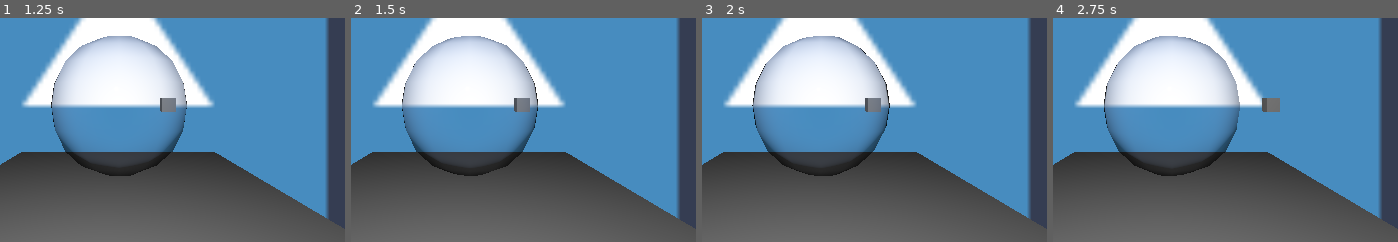
Above: before the commit, frames 1-4 (left to right).
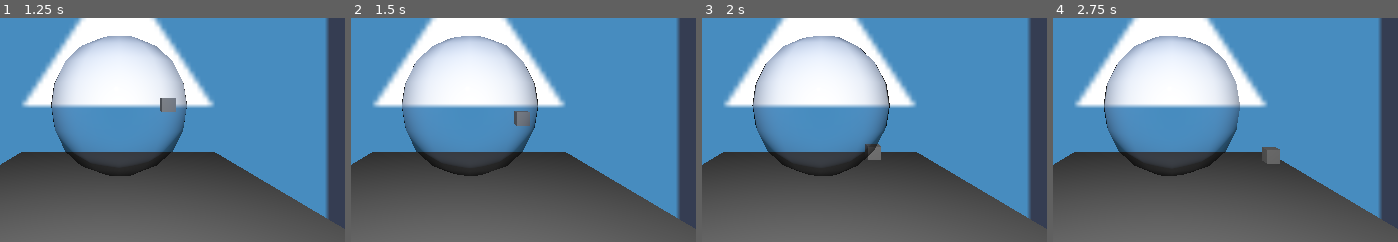
Above: after the commit, the same moments.

Repository: DJ-Jam1/GlobalGameJam2025
Game: Godot game, scene res://scenes/mainScene.tscn
Two runs of this game, one before a commit and one after it. Both use one fixed random seed, a clock stepped at 60 frames per second and the inputs below. The engine's default icon, where the game draws it, is replaced by a stand-in: a white triangle on a blue panel in a dark square.
Inputs:
- Up to frame 1 (1.25 s): tap Enter (ui_accept) at 0.5, 0.77 s; hold Right (ui_right) from 0.53 s (still down)
- Up to frame 2 (1.5 s): release Right (ui_right) at 1.28 s; hold Down (ui_down) from 1.28 s (still down)
- Up to frame 3 (2 s): keep holding Down (ui_down); tap Enter (ui_accept) at 1.52 s
- Up to frame 4 (2.75 s): release Down (ui_down) at 2.03 s; hold Right (ui_right) from 2.03 s (still down)
The pictures show only the part of the screen within x 33-83%, y 33-83%; the shares and areas given below are measured in that part.

Frame 1 is identical in both runs. In frame 2, 0.6% of the frame differs, in the area x 47-52%, y 35-49%; in frame 3, 0.6%; in frame 4, 0.7%, in the area x 60-66%, y 35-66%.

Commit message:
basic movement and adding inputs for attack

Diff:
--- a/globalgamejam2025/project.godot
+++ b/globalgamejam2025/project.godot
@@ -15,6 +15,14 @@
 config/features=PackedStringArray("4.3", "Forward Plus")
 config/icon="res://icon.svg"
 
+[input]
+
+attack={
+"deadzone": 0.5,
+"events": [Object(InputEventKey,"resource_local_to_scene":false,"resource_name":"","device":0,"window_id":0,"alt_pressed":false,"shift_pressed":false,"ctrl_pressed":false,"meta_pressed":false,"pressed":false,"keycode":0,"physical_keycode":32,"key_label":0,"unicode":0,"location":0,"echo":false,"script":null)
+]
+}
+
 [physics]
 
 3d/default_gravity=0.0
--- a/globalgamejam2025/scenes/player.gd
+++ b/globalgamejam2025/scenes/player.gd
@@ -17,10 +17,10 @@
 	# Get the input direction and handle the movement/deceleration.
 	# As good practice, you should replace UI actions with custom gameplay actions.
 	var input_dir := Input.get_vector("ui_left", "ui_right", "ui_up", "ui_down")
-	var direction := (transform.basis * Vector3(input_dir.x, 0, input_dir.y)).normalized()
+	var direction := (transform.basis * Vector3(input_dir.x,input_dir.y ,0 )).normalized()
 	if direction:
 		velocity.x = direction.x * SPEED
-		velocity.y = direction.y * SPEED
+		velocity.y = -direction.y * SPEED
 	else:
 		velocity.x = move_toward(velocity.x, 0, SPEED)
 		velocity.y = move_toward(velocity.y, 0, SPEED)
